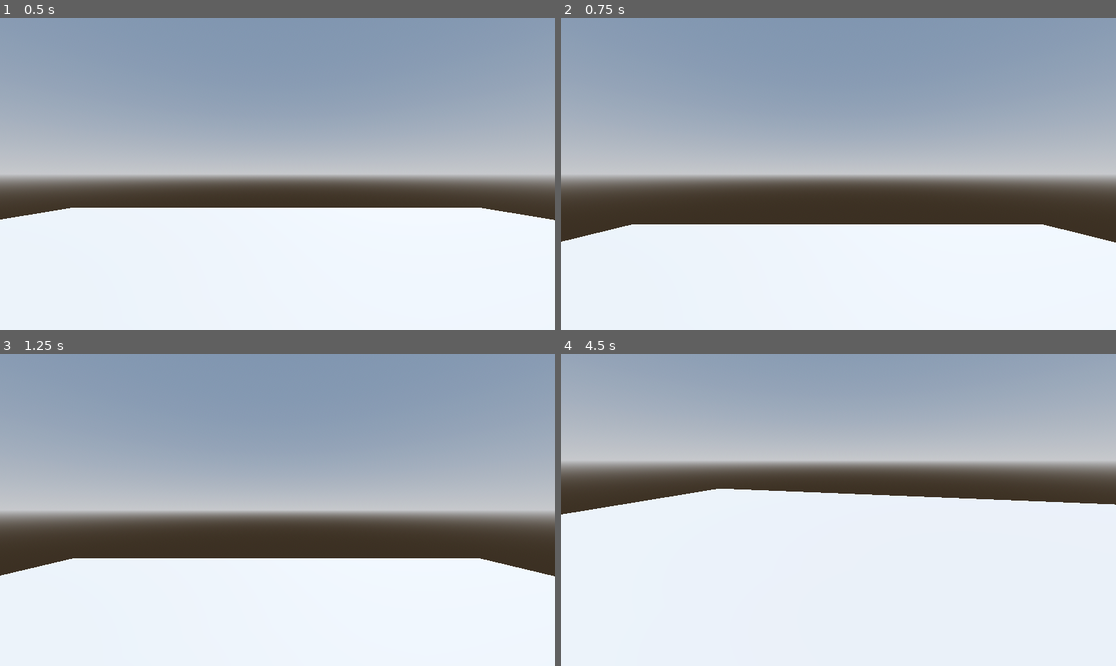
Above: before the commit, frames 1-4 (two rows, left to right).
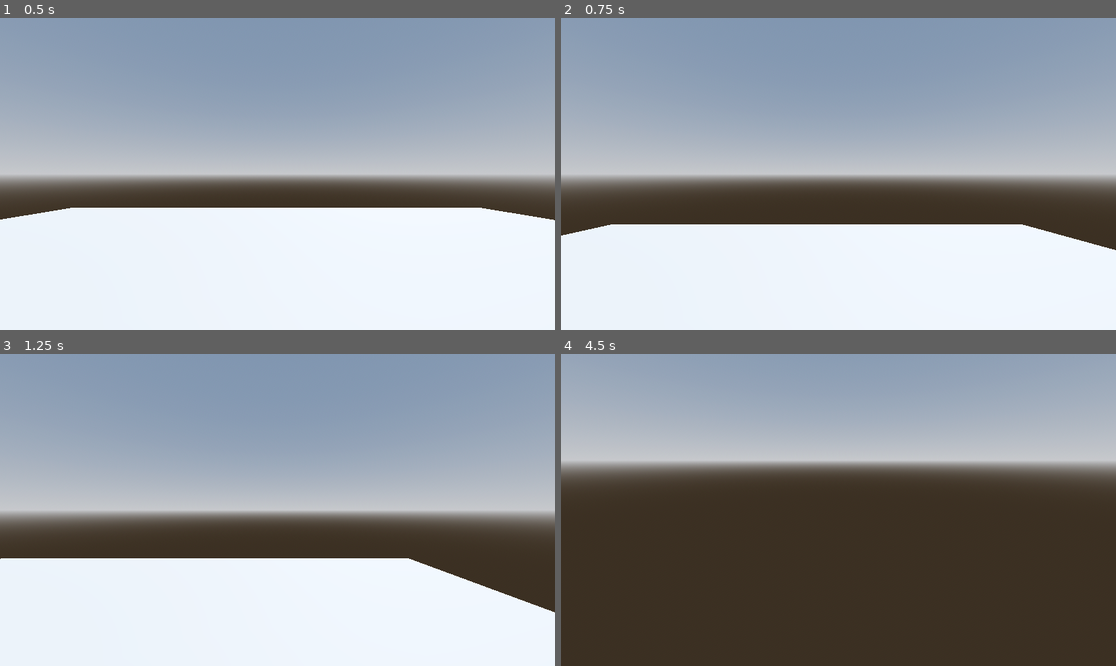
Above: after the commit, the same moments.

Repository: larkben/Ergollamas-Alphpacas
Game: Godot game, scene res://3DLevel.tscn
The game is run twice, just before and just after one commit, with the same random seed, the same clock (stepped at 60 frames per second) and the same inputs.
Inputs (mouse positions are in pixels of both pictures, inside the frame that each line leads up to):
- Up to frame 1 (0.5 s): no input
- Up to frame 2 (0.75 s): tap Enter (ui_accept) at 0.5 s; move the mouse to (960, 158) at 0.52 s; hold D (right) from 0.53 s (still down); click (960, 158) at 0.67 s
- Up to frame 3 (1.25 s): keep holding D (right); tap Enter (ui_accept) at 0.77 s
- Up to frame 4 (4.5 s): move the mouse to (810, 510) at 1.27 s; release D (right) at 1.28 s; hold W (forward) from 1.28 s (still down); tap Enter (ui_accept) at 1.52, 3.02, 3.77 s; move the mouse to (849, 503) at 2.02 s; move the mouse to (832, 516) at 2.77 s; move the mouse to (877, 513) at 3.52 s; move the mouse to (794, 506) at 4.27 s

Frame 1 is identical in both runs. In frame 2, 0.5% of the frame differs, in the area x 0-100%, y 66-75%; in frame 3, 2.3%; in frame 4, 54%, in the area x 0-100%, y 43-100%.

Commit message:
WASD bindings

Diff:
--- a/ErgoLlamas/Player.gd
+++ b/ErgoLlamas/Player.gd
@@ -36,7 +36,7 @@
 
 	# Get the input direction and handle the movement/deceleration.
 	# As good practice, you should replace UI actions with custom gameplay actions.
-	var input_dir := Input.get_vector("ui_left", "ui_right", "ui_up", "ui_down")
+	var input_dir := Input.get_vector("left", "right", "forward", "back")
 	var direction = (neck.transform.basis * Vector3(input_dir.x, 0, input_dir.y)).normalized()
 	if direction:
 		velocity.x = direction.x * SPEED
